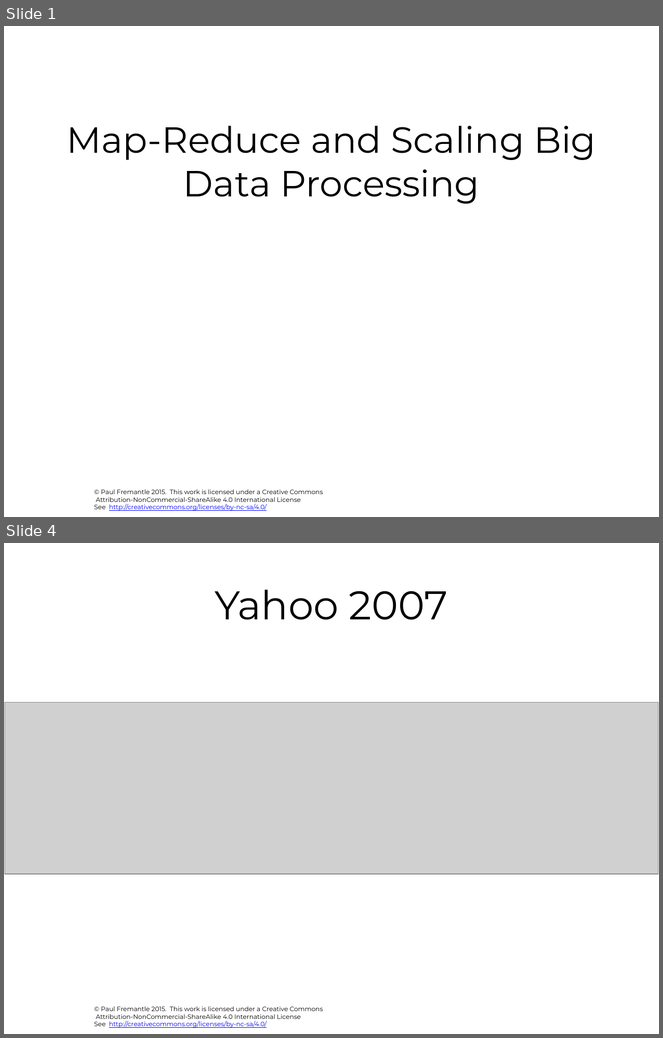
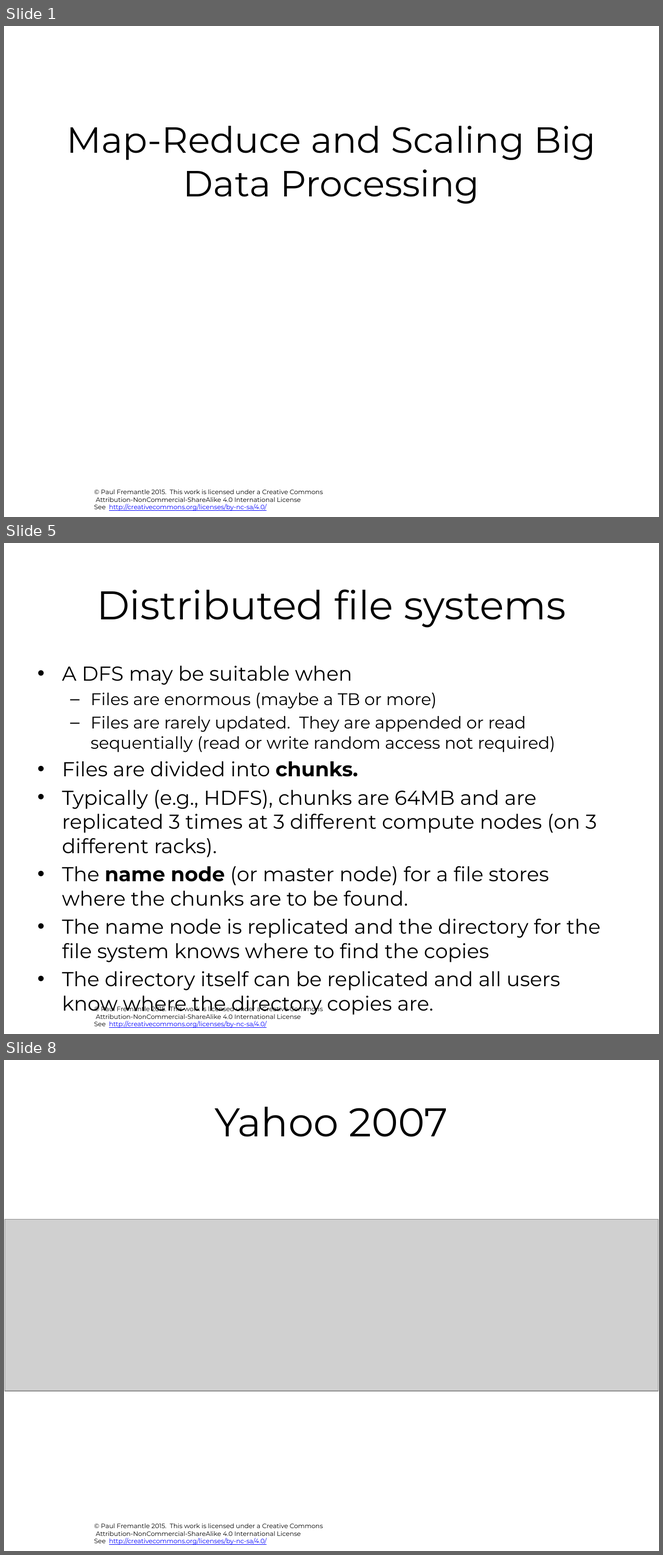
Before and after one commit to julieweeds/BigData, a slide deck: pres-source/02-map-reduce.pptx. Shown one above the other, each under a label of ours: slides 1 and 4 before the commit, slides 1, 5 and 8 after it; the slides between them are not shown. The pictures are 663x1038 and 663x1555 pixels, drawn with LibreOffice and Linux fonts; fonts in the diff are those of the drawing; grey boxes stand for pictures; background and template pictures are left out. Boxes give left, top, right and bottom in pixels: in the first picture for what was removed or moved away, otherwise in the second. Text is boxed around its words. In the diff, an @@ line names an element or a change of style, - is before the commit and + after.

```diff
--- a/pres-source/02-map-reduce.pptx
+++ b/pres-source/02-map-reduce.pptx
@@ slide 5 added at (4,543,659,1034), background #FFFFFF; not listed: 1 template element that a slide beside it also shows @@
@@ title added at (97,589,566,628), 44 pt, text #000000 @@
+Distributed file systems
@@ text added at (62,666,601,991), 22.2 pt, text #000000 @@
+• A DFS may be suitable when
+  – Files are enormous (maybe a TB or more)
+  – Files are rarely updated. They are appended or read sequentially (read or write random access not required)
+• Files are divided into chunks.
+• Typically (e.g., HDFS), chunks are 64MB and are replicated 3 times at 3 different compute nodes (on 3 different racks).
+• The name node (or master node) for a file stores where the chunks are to be found.
+• The name node is replicated and the directory for the file system knows where to find the copies
+• The directory itself can be replicated and all users know where the directory copies are.
@@ what was slide 4 is now slide 8 @@
```
Also in this commit, not shown: 6 slides changed, 9 other slides added, 3 other files.
